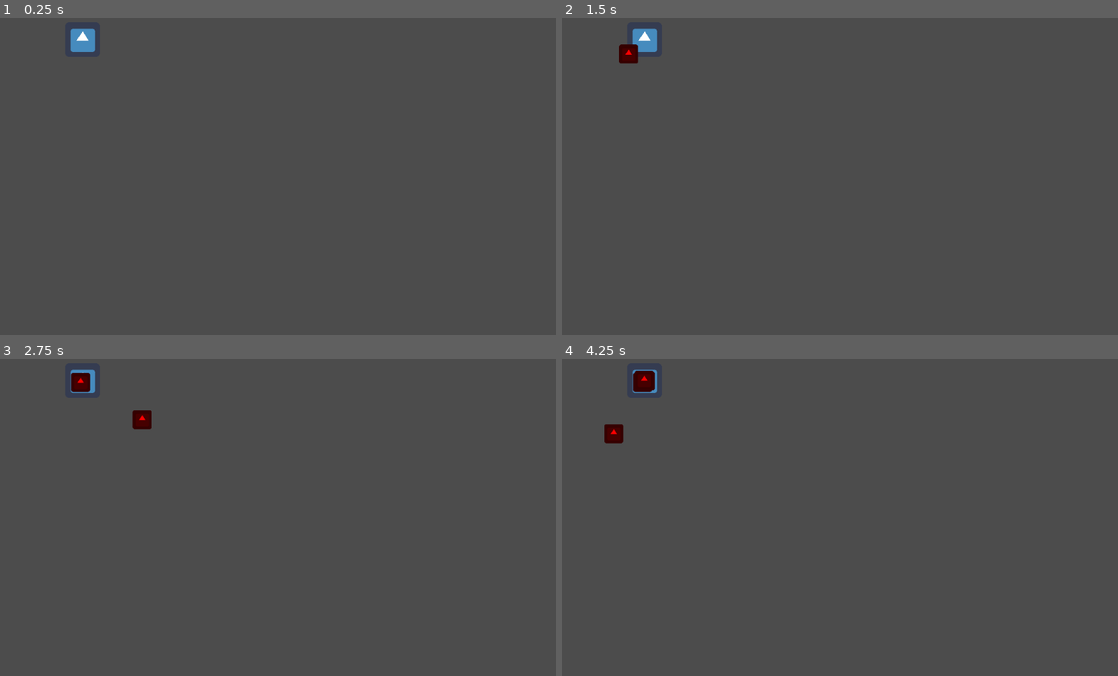
Above: before the commit, frames 1-4 (two rows, left to right).
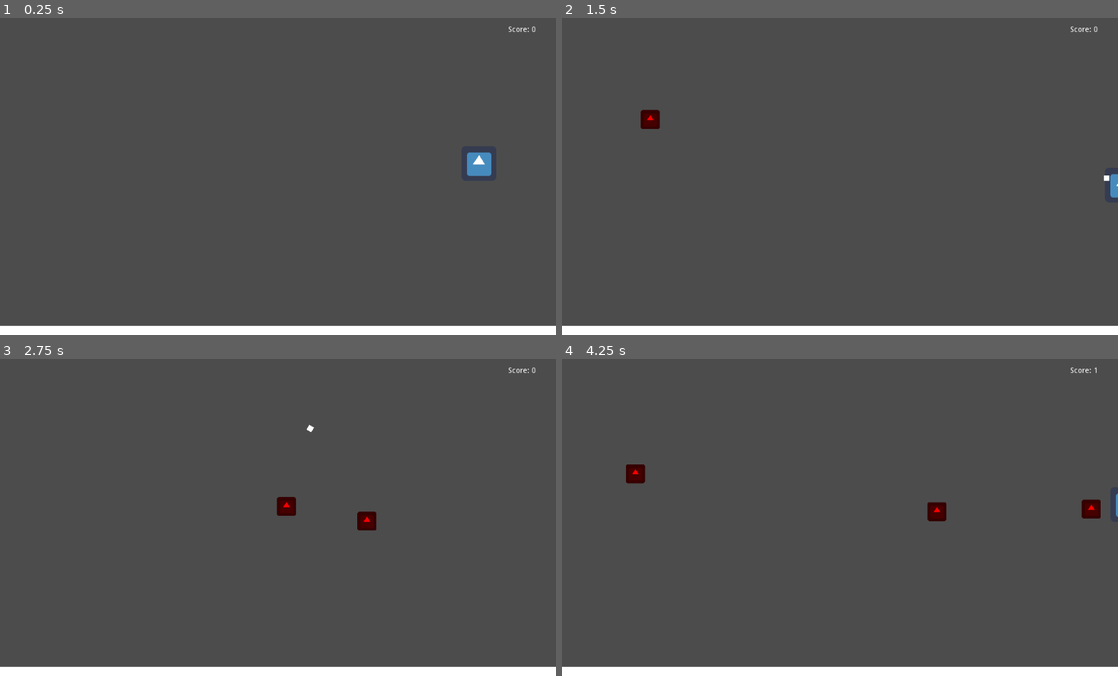
Above: after the commit, the same moments.

Repository: s4pu/GodotTutorialTopDown
Game: Godot game, scene res://game/game.tscn
The game is run twice, just before and just after one commit, with the same random seed, the same clock (stepped at 60 frames per second) and the same inputs. The engine's default icon, where the game draws it, is replaced by a stand-in: a white triangle on a blue panel in a dark square.
Inputs (mouse positions are in pixels of both pictures, inside the frame that each line leads up to):
- Up to frame 1 (0.25 s): no input
- Up to frame 2 (1.5 s): tap Enter at 0.5 s; move the mouse to (962, 157) at 0.52 s; hold Right (ui_right) 0.53-1.28 s; click (962, 157) at 0.67 s; move the mouse to (728, 189) at 1.27 s; hold Down (ui_down) from 1.28 s (still down); click (728, 189) at 1.42 s
- Up to frame 3 (2.75 s): move the mouse to (333, 441) at 2.02 s; release Down (ui_down) at 2.03 s; hold Right (ui_right) from 2.03 s (still down); click (333, 441) at 2.17 s
- Up to frame 4 (4.25 s): move the mouse to (812, 577) at 2.77 s; release Right (ui_right) at 2.78 s; hold Up (ui_up) 2.78-3.53 s; click (812, 577) at 2.92 s; move the mouse to (1006, 561) at 3.52 s; hold Left (ui_left) from 3.53 s (still down); click (1006, 561) at 3.67 s

The runs differ from the first frame. In frame 1, 3.8% of the frame differs, in the area x 0-100%, y 2-100%; in frame 2, 3.9%; in frame 3, 4.1%; in frame 4, 4.3%.

Commit message:
complete code part to the extent likely possible in the workshop

Diff:
--- a/enemy/enemy.gd
+++ b/enemy/enemy.gd
@@ -1,4 +1,6 @@
 extends Node2D
+
+signal hit
 
 var target: Node2D
 var speed = 300.0
@@ -10,4 +12,9 @@
 
 func _on_enemy_area_entered(area):
 	if area == target:
-		print("Damage!")
+		target.take_damage(50)
+		queue_free()
+
+func hit():
+	emit_signal("hit")
+	queue_free()
--- a/enemy/enemy.tscn
+++ b/enemy/enemy.tscn
@@ -6,7 +6,9 @@
 [sub_resource type="RectangleShape2D" id=1]
 extents = Vector2( 17.5545, 17.4668 )
 
-[node name="enemy" type="Area2D"]
+[node name="enemy" type="Area2D" groups=[
+"enemy",
+]]
 script = ExtResource( 2 )
 
 [node name="icon" type="Sprite" parent="."]
--- a/game/game.gd
+++ b/game/game.gd
@@ -1,13 +1,21 @@
 extends Node2D
 
+var score = 0
 
 func _ready():
-	pass
-
+	$player.connect("hitpoints_changed", self, "update_hitpoints")
 
 func _on_enemy_spanw_timer_timeout():
 	var Enemy = preload("res://enemy/enemy.tscn")
 	var new_enemy = Enemy.instance()
 	new_enemy.target = $player
 	new_enemy.position = Vector2(rand_range(0, 600), rand_range(0, 400))
+	new_enemy.connect("hit", self, "increase_score")
 	add_child(new_enemy)
+
+func increase_score():
+	score += 1
+	$score.text = "Score: " + str(score)
+
+func update_hitpoints(percentage):
+	$hitpoints.rect_scale.x = percentage
--- a/game/game.tscn
+++ b/game/game.tscn
@@ -7,8 +7,27 @@
 script = ExtResource( 2 )
 
 [node name="player" parent="." instance=ExtResource( 1 )]
-position = Vector2( 152, 54 )
+position = Vector2( 881.97, 282.844 )
 
 [node name="enemy_spanw_timer" type="Timer" parent="."]
 autostart = true
+
+[node name="hitpoints" type="ColorRect" parent="."]
+margin_left = -1.0
+margin_top = 583.0
+margin_right = 1024.0
+margin_bottom = 601.0
+__meta__ = {
+"_edit_use_anchors_": false
+}
+
+[node name="score" type="Label" parent="."]
+margin_left = 935.572
+margin_top = 29.184
+margin_right = 987.572
+margin_bottom = 43.184
+text = "Score: 0"
+__meta__ = {
+"_edit_use_anchors_": false
+}
 [connection signal="timeout" from="enemy_spanw_timer" to="." method="_on_enemy_spanw_timer_timeout"]
--- /dev/null
+++ b/player/player.gd
@@ -0,0 +1,38 @@
+extends Area2D
+
+var speed = 200
+const MAX_HITPOINTS = 200
+var hitpoints = MAX_HITPOINTS
+
+signal hitpoints_changed(percentage)
+
+func _ready():
+	pass
+
+func _process(delta):
+	var movement = Vector2(0, 0)
+	if Input.is_action_pressed("ui_left"):
+		movement.x = -1
+	elif Input.is_action_pressed("ui_right"):
+		movement.x = 1
+	if Input.is_action_pressed("ui_down"):
+		movement.y = 1
+	elif Input.is_action_pressed("ui_up"):
+		movement.y = -1
+	position += movement * speed * delta
+
+func _input(event):
+	if event is InputEventMouseButton and event.is_pressed() and event.button_index == BUTTON_LEFT:
+		var direction = (event.position - global_position).normalized()
+
+		var Projectile = preload("res://projectile/projectile.tscn")
+		var new_projectile = Projectile.instance()
+		new_projectile.position = position
+		new_projectile.rotation = direction.angle()
+		get_parent().add_child(new_projectile)
+
+func take_damage(damage):
+	hitpoints -= damage
+	emit_signal("hitpoints_changed", hitpoints / float(MAX_HITPOINTS))
+	if hitpoints <= 0:
+		queue_free()
--- a/player/player.tscn
+++ b/player/player.tscn
@@ -1,11 +1,13 @@
-[gd_scene load_steps=3 format=2]
+[gd_scene load_steps=4 format=2]
 
 [ext_resource path="res://icon.png" type="Texture" id=1]
+[ext_resource path="res://player/player.gd" type="Script" id=2]
 
 [sub_resource type="RectangleShape2D" id=1]
 extents = Vector2( 31.6457, 32.3885 )
 
 [node name="player" type="Area2D"]
+script = ExtResource( 2 )
 
 [node name="icon" type="Sprite" parent="."]
 texture = ExtResource( 1 )
--- /dev/null
+++ b/projectile/projectile.gd
@@ -0,0 +1,15 @@
+extends Area2D
+
+var speed = 400
+var acceleration = 3
+
+func _process(delta):
+	var direction = Vector2(1, 0).rotated(rotation)
+	position += direction * speed * delta
+	# simple acceleration, optional, potentially also not desirable
+	speed *= 1 + acceleration  * delta
+
+func _on_projectile_area_entered(area):
+	if area.is_in_group("enemy"):
+		area.hit()
+		queue_free()
--- /dev/null
+++ b/projectile/projectile.tscn
@@ -0,0 +1,22 @@
+[gd_scene load_steps=3 format=2]
+
+[ext_resource path="res://projectile/projectile.gd" type="Script" id=1]
+
+[sub_resource type="RectangleShape2D" id=1]
+extents = Vector2( 4.99147, 5.04995 )
+
+[node name="projectile" type="Area2D"]
+script = ExtResource( 1 )
+
+[node name="ColorRect" type="ColorRect" parent="."]
+margin_left = -5.0
+margin_top = -5.0
+margin_right = 5.0
+margin_bottom = 5.0
+__meta__ = {
+"_edit_use_anchors_": false
+}
+
+[node name="CollisionShape2D" type="CollisionShape2D" parent="."]
+shape = SubResource( 1 )
+[connection signal="area_entered" from="." to="." method="_on_projectile_area_entered"]
Not shown, changed: README.md
